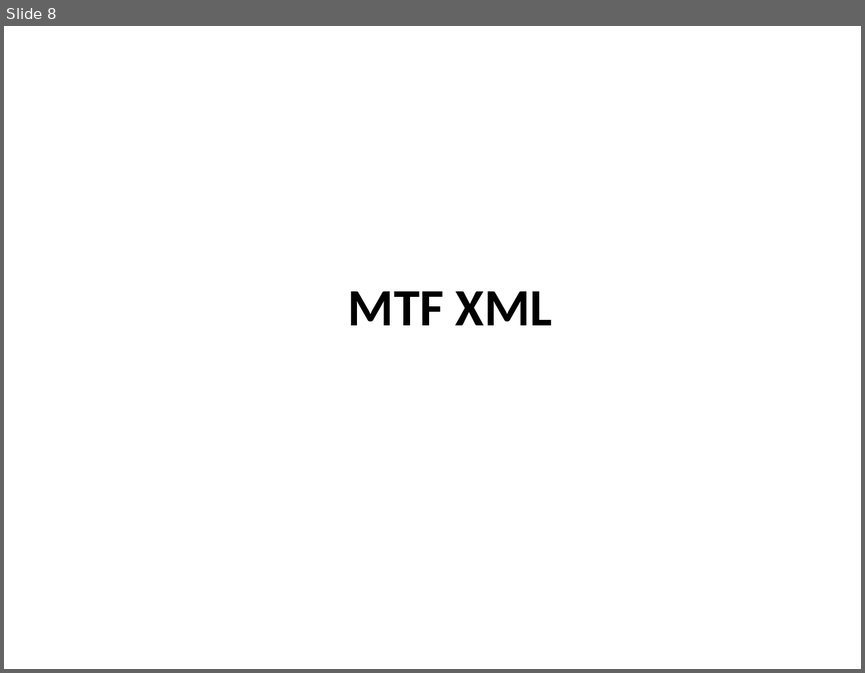
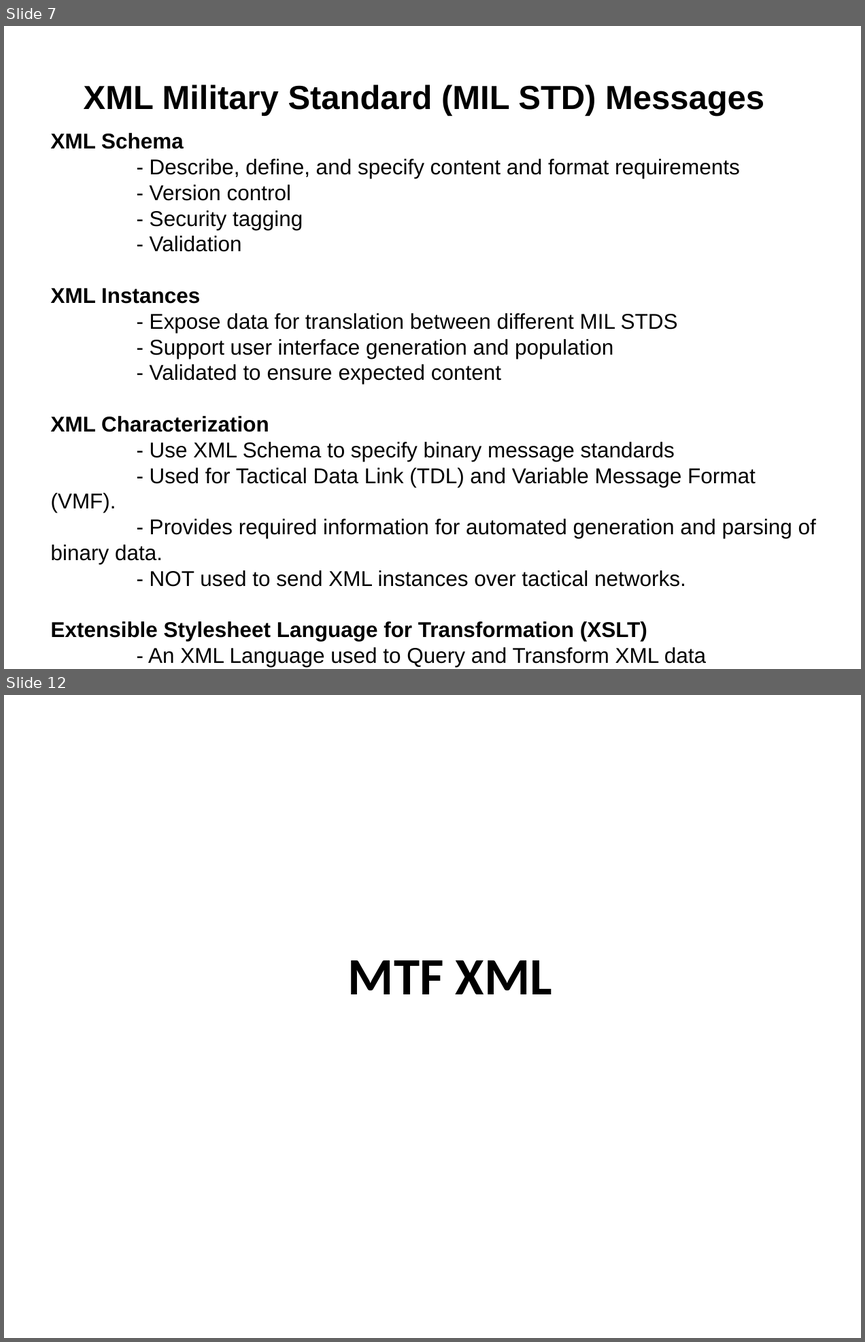
Before and after one commit to mil-oss/MTFXML, a slide deck: Docs/Re-factor/MTF_XML_Refactor_Brief.pptx. Shown one above the other, each under a label of ours: slide 8 before the commit, slides 7 and 12 after it; the slides between them are not shown. The pictures are 865x673 and 865x1342 pixels, drawn with LibreOffice and Linux fonts; fonts in the diff are those of the drawing; background and template pictures are left out. Boxes give left, top, right and bottom in pixels: in the first picture for what was removed or moved away, otherwise in the second. Text is boxed around its words. In the diff, an @@ line names an element or a change of style, - is before the commit and + after.

Commit message:
XSLT

```diff
--- a/Docs/Re-factor/MTF_XML_Refactor_Brief.pptx
+++ b/Docs/Re-factor/MTF_XML_Refactor_Brief.pptx
@@ slide 7 added at (4, 26, 861, 669), background #FFFFFF @@
@@ text added at (84, 84, 764, 116), 28 pt, text #000000, bold @@
+XML Military Standard (MIL STD) Messages
@@ text added at (51, 133, 816, 667), 18 pt, text #000000 @@
+XML Schema
+- Describe, define, and specify content and format requirements
+- Version control
+- Security tagging
+- Validation
+XML Instances
+- Expose data for translation between different MIL STDS
+- Support user interface generation and population
+- Validated to ensure expected content
+XML Characterization
+- Use XML Schema to specify binary message standards
+- Used for Tactical Data Link (TDL) and Variable Message Format (VMF).
+- Provides required information for automated generation and parsing of binary data.
+- NOT used to send XML instances over tactical networks.
+Extensible Stylesheet Language for Transformation (XSLT)
+- An XML Language used to Query and Transform XML data
+- Uses Xpath which is comparable to Structured Query Langage used in relational databases.
@@ what was slide 8 is now slide 12 @@
```
Also in this commit, not shown: 10 slides changed, 6 other slides added, 4 slides removed, 11 other files.
